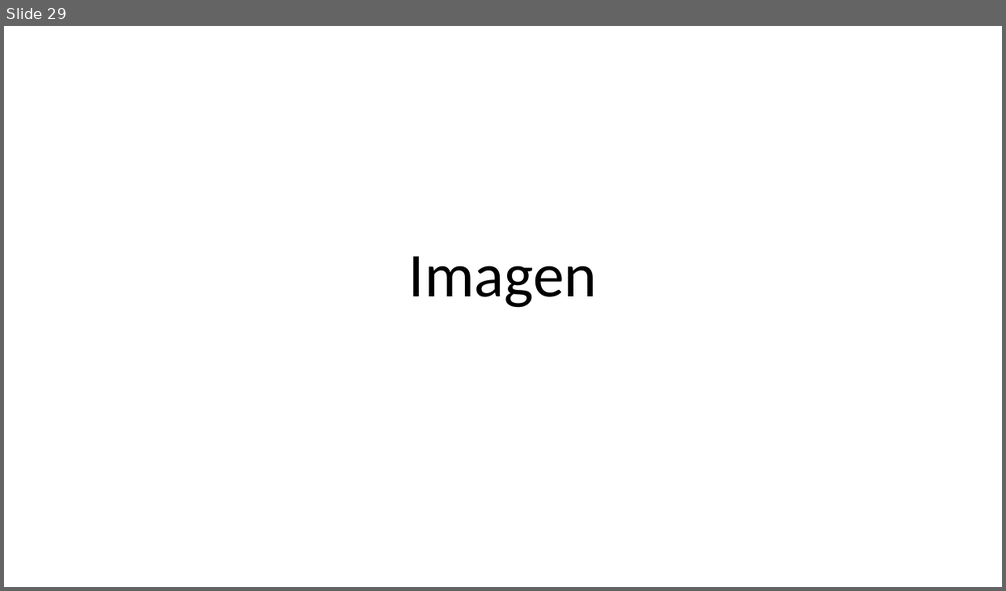
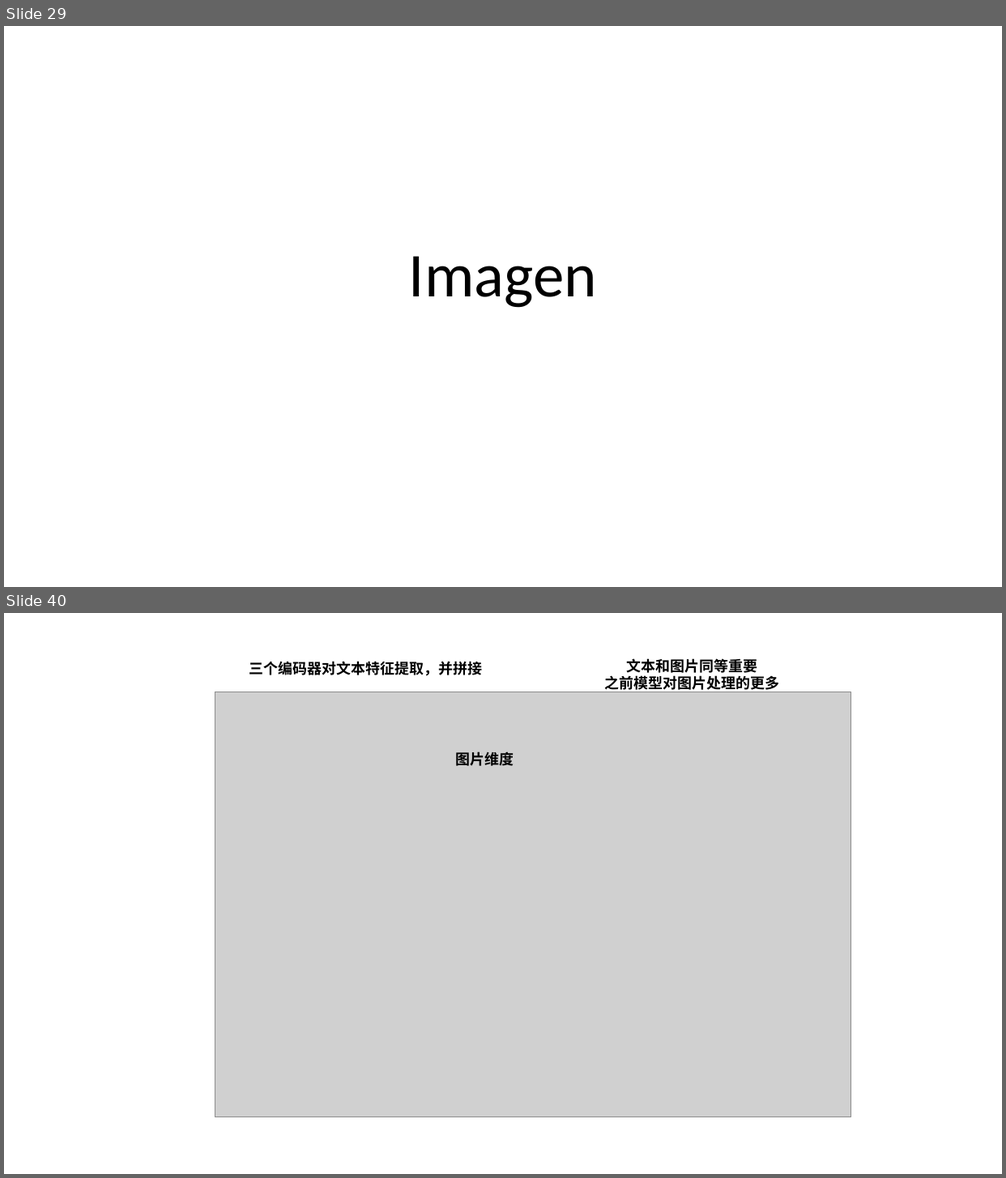
Before and after one commit to Elephant-King9/Paper, a slide deck: Base_Model/GAN+VAE+Diffusion/论文作图.pptx. Shown one above the other, each under a label of ours: slide 29 before the commit, slides 29 and 40 after it; the slides between them are not shown. The pictures are 1006x591 and 1006x1178 pixels, drawn with LibreOffice and Linux fonts; fonts in the diff are those of the drawing; grey boxes stand for pictures. Boxes give left, top, right and bottom in pixels: in the first picture for what was removed or moved away, otherwise in the second. Text is boxed around its words. In the diff, an @@ line names an element or a change of style, - is before the commit and + after.

```diff
--- a/Base_Model/GAN+VAE+Diffusion/论文作图.pptx
+++ b/Base_Model/GAN+VAE+Diffusion/论文作图.pptx
@@ slide 40 added at [4, 613, 1002, 1174], background #FFFFFF @@
@@ text added at [249, 661, 483, 676], 14 pt, text #000000, bold @@
+三个编码器对文本特征提取，并拼接
@@ text added at [605, 658, 780, 692], 14 pt, text #000000, bold @@
+文本和图片同等重要
+之前模型对图片处理的更多
@@ picture added at [215, 692, 851, 1117] @@
@@ text added at [455, 752, 513, 766], 14 pt, text #000000, bold @@
+图片维度
```
Also in this commit, not shown: 1 slide changed, 9 other slides added, 6 other files.
